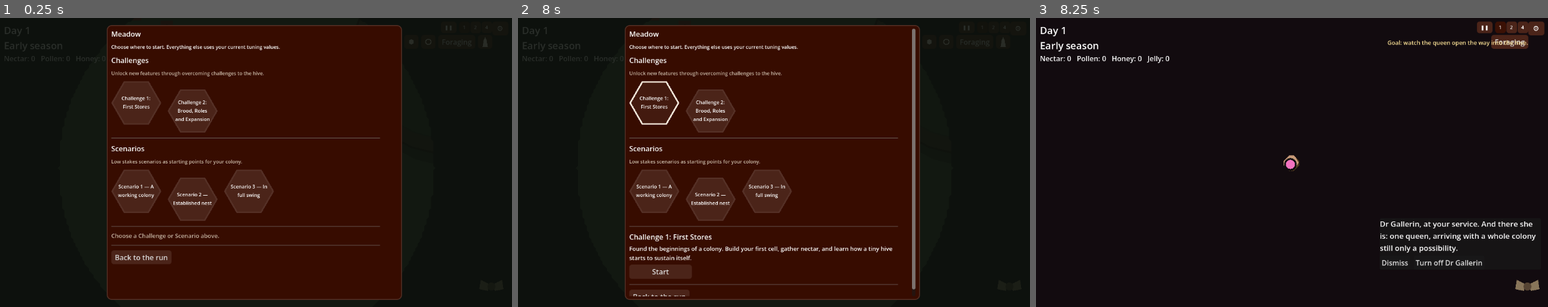
Above: before the commit, frames 1-3 (left to right).
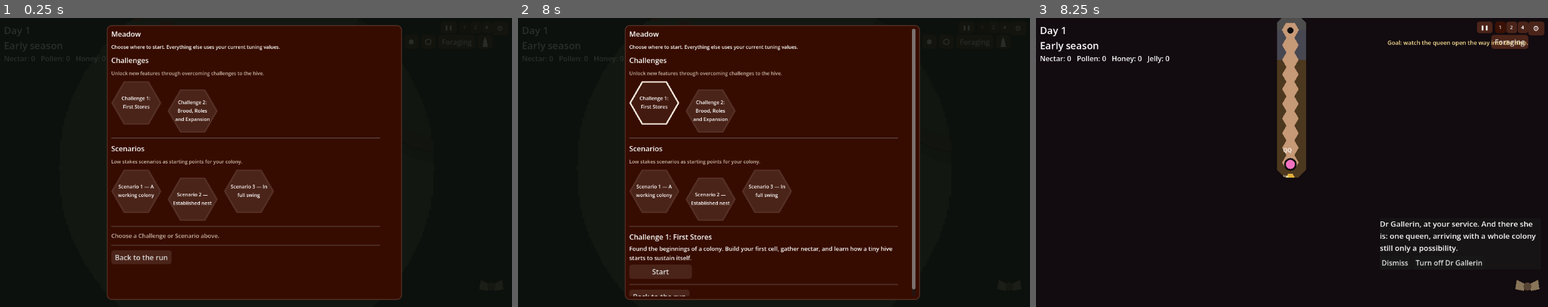
Above: after the commit, the same moments.

Repository: wonderburg7/meadow
Game: Godot game, scene res://scenes/Main.tscn
The game is run twice, just before and just after one commit, with the same random seed, the same clock (stepped at 60 frames per second) and the same inputs.
Inputs (mouse positions are in pixels of both pictures, inside the frame that each line leads up to):
- Up to frame 1 (0.25 s): no input
- Up to frame 2 (8 s): click "❚❚" at 0.5 s; click "1" at 1.25 s; click "2" at 2 s; click "4" at 2.75 s; click (927, 41) at 3.52 s; click (948, 41) at 4.27 s; click "Foraging" at 5 s; click (1004, 41) at 5.77 s; click "⚙" at 6.5 s; click (656, 101) at 7.27 s
- Up to frame 3 (8.25 s): click "Start" at 8 s

Frames 1-2 are identical in both runs. In frame 3, 2.9% of the frame differs, in the area x 47-53%, y 0-56%.

Commit message:
Extend queen tunnel fog trail

Diff:
--- a/scripts/fog_of_war.gd
+++ b/scripts/fog_of_war.gd
@@ -109,6 +109,7 @@
 ## edge between them needs touching.
 
 const Shapes = preload("res://scripts/shapes.gd")
+const HIVE_QUEEN_REVEAL_RADIUS_MULTIPLIER := 2.0
 const HIVE_OPEN_SPACE_REVEAL_BLOCKS := 1.8
 
 var main: Node2D
@@ -340,9 +341,9 @@
 	if hive_reveal_mode == "queen" and is_instance_valid(main.queen) and main.queen.get_parent() == main.hive_root:
 		var queen_pos: Vector2 = main.queen.position
 		if _last_hive_reveal_pos.x == INF or queen_pos.distance_to(_last_hive_reveal_pos) >= GameConfig.hive_cell_size * 0.5:
-			# Diameter equals one hex's height to within the placeholder
-			# geometry's rounding, so the trail cannot expose the cavity early.
-			_reveal_hive_around(queen_pos, GameConfig.hive_cell_size)
+			_reveal_hive_around(
+				queen_pos, GameConfig.hive_cell_size * HIVE_QUEEN_REVEAL_RADIUS_MULTIPLIER
+			)
 			_last_hive_reveal_pos = queen_pos
 	var cam: Camera2D = main.hive_camera
 	var camera_changed: bool = cam.position != _last_hive_cam_pos or cam.zoom.x != _last_hive_cam_zoom
@@ -363,6 +364,30 @@
 		_rebuild_hive_open_space_mask()
 	else:
 		_clear_hive_mask()
+		if mode == "queen":
+			_reveal_hive_entrance_to_queen()
+
+## The queen begins partway down a tunnel she has already traversed. Seed that
+## history immediately, rather than making the route behind her inexplicably
+## dark until she walks over it again.
+func _reveal_hive_entrance_to_queen() -> void:
+	if not is_instance_valid(main.queen):
+		return
+	var interior_rings: int = int(GameConfig.hive_interior_rings)
+	var tunnel_depth: int = int(GameConfig.hive_soil_depth + GameConfig.hive_rock_rings)
+	var entrance_tiles: Dictionary = main.world_building._entrance_tiles(interior_rings, tunnel_depth)
+	var queen_hex: Vector2i = Shapes.pixel_to_hex(
+		main.queen.position - main.hive.comb_centre, GameConfig.hive_cell_spacing
+	)
+	var queen_ring: int = Shapes.hex_ring_index(queen_hex)
+	var reveal_radius: float = GameConfig.hive_cell_size * HIVE_QUEEN_REVEAL_RADIUS_MULTIPLIER
+	for hex in entrance_tiles.keys():
+		if Shapes.hex_ring_index(hex) < queen_ring:
+			continue
+		var point: Vector2 = main.hive.comb_centre + Shapes.hex_to_pixel(
+			hex.x, hex.y, GameConfig.hive_cell_spacing
+		)
+		_reveal_hive_around(point, reveal_radius)
 
 ## Called after a soil block is actually removed. No per-frame topology scan:
 ## an open-space mask is rebuilt only on this causal event (or mode entry).
Not shown, changed: CHALLENGE1_REVAMP_PLAN.md
Not shown, changed: CHATGPT_NEXTSTEPS.md
